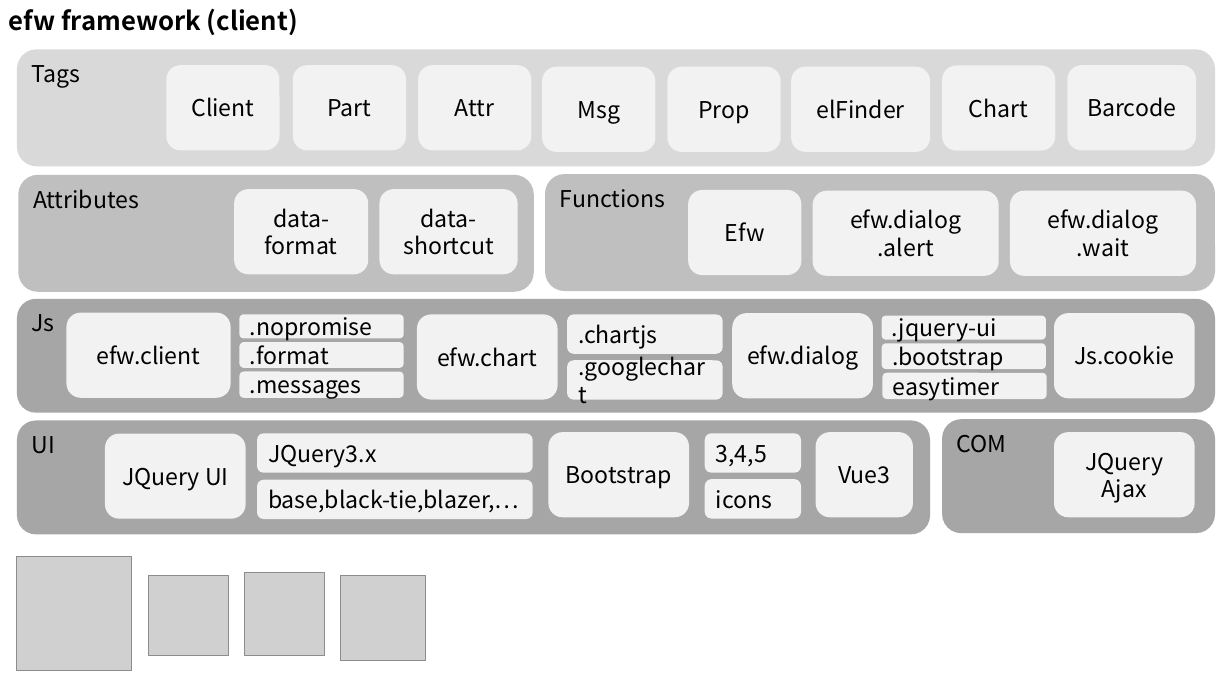
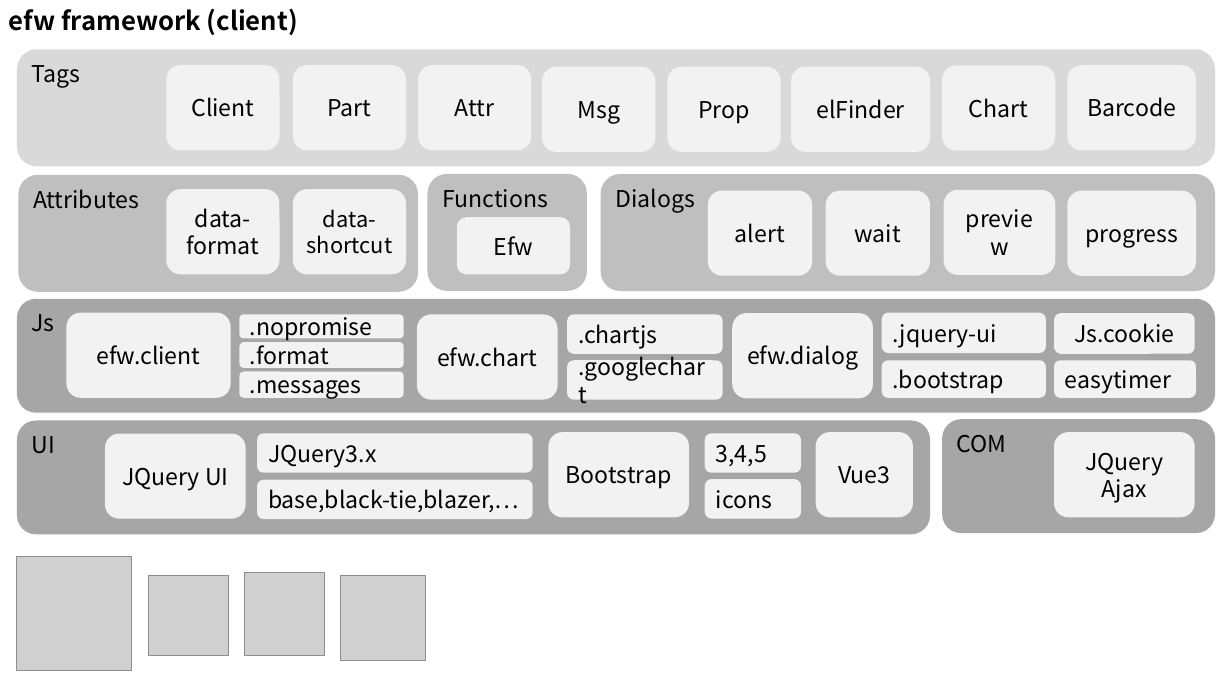
Before and after one commit to efwGrp/efw4.X, a slide deck: slide 2 of docs/img/画像作成用.pptx. Drawn at 1232x693 pixels with LibreOffice and Linux fonts; fonts in the diff are those of the drawing; grey boxes stand for pictures. Boxes give left, top, right and bottom in pixels: in the first picture for what was removed or moved away, otherwise in the second. Text is boxed around its words. In the diff, an @@ line names an element or a change of style, - is before the commit and + after.

```diff
--- a/docs/img/画像作成用.pptx
+++ b/docs/img/画像作成用.pptx
@@ rounded rectangle "Attributes": place and size @@
-rounded rectangle "Attributes" at [18,175,534,292]
+rounded rectangle "Attributes" at [18,175,419,292]
@@ rounded rectangle added at [428,174,588,291], fill #BFBFBF, 18 pt, text #000000 @@
+Functions
@@ rounded rectangle "Dialogs": place and size @@
-rounded rectangle "Dialogs" at [545,174,1215,291]
+rounded rectangle "Dialogs" at [601,174,1215,291]
@@ rounded rectangle "data-format": place and size @@
-rounded rectangle "data-format" at [234,189,368,274]
+rounded rectangle "data-format" at [166,189,280,274]
@@ rounded rectangle "data-shortcut": place and size @@
-rounded rectangle "data-shortcut" at [380,189,518,274]
+rounded rectangle "data-shortcut" at [293,189,407,274]
@@ rounded rectangle "data-shortcut" at [293,189,407,274]: size 18 to 17 pt @@
@@ text in rounded rectangle at [615,188,695,213]: text changed @@
-Functions
+Dialogs
@@ rounded rectangle "alert": place and size @@
-rounded rectangle "alert" at [812,190,998,275]
+rounded rectangle "alert" at [708,190,812,275]
@@ rounded rectangle added at [826,190,931,275], fill #F2F2F2, 18 pt, text #000000 @@
+wait
@@ rounded rectangle added at [944,189,1055,274], fill #F2F2F2, 18 pt, text #000000 @@
+preview
@@ rounded rectangle "progress": place and size @@
-rounded rectangle "progress" at [1010,190,1196,275]
+rounded rectangle "progress" at [1067,190,1196,275]
@@ rounded rectangle "Efw": place and size @@
-rounded rectangle "Efw" at [689,190,802,275]
+rounded rectangle "Efw" at [457,217,570,274]
@@ text in rounded rectangle at [735,223,785,243]: text changed @@
-efw.dialog
-.alert
+alert
@@ text in rounded rectangle at [1085,229,1178,248]: text changed @@
-efw.dialog
-.wait
+progress
@@ rounded rectangle ".jquery-ui": place and size @@
-rounded rectangle ".jquery-ui" at [882,316,1046,340]
+rounded rectangle ".jquery-ui" at [882,312,1046,353]
@@ rounded rectangle "Js.cookie": place and size @@
-rounded rectangle "Js.cookie" at [1055,313,1195,398]
+rounded rectangle "Js.cookie" at [1055,313,1195,354]
@@ rounded rectangle ".bootstrap": place and size @@
-rounded rectangle ".bootstrap" at [882,344,1046,370]
+rounded rectangle ".bootstrap" at [882,360,1046,398]
@@ rounded rectangle "easytimer": place and size @@
-rounded rectangle "easytimer" at [883,372,1047,398]
+rounded rectangle "easytimer" at [1055,360,1197,398]
```
Also in this commit, not shown: 2 other files.
